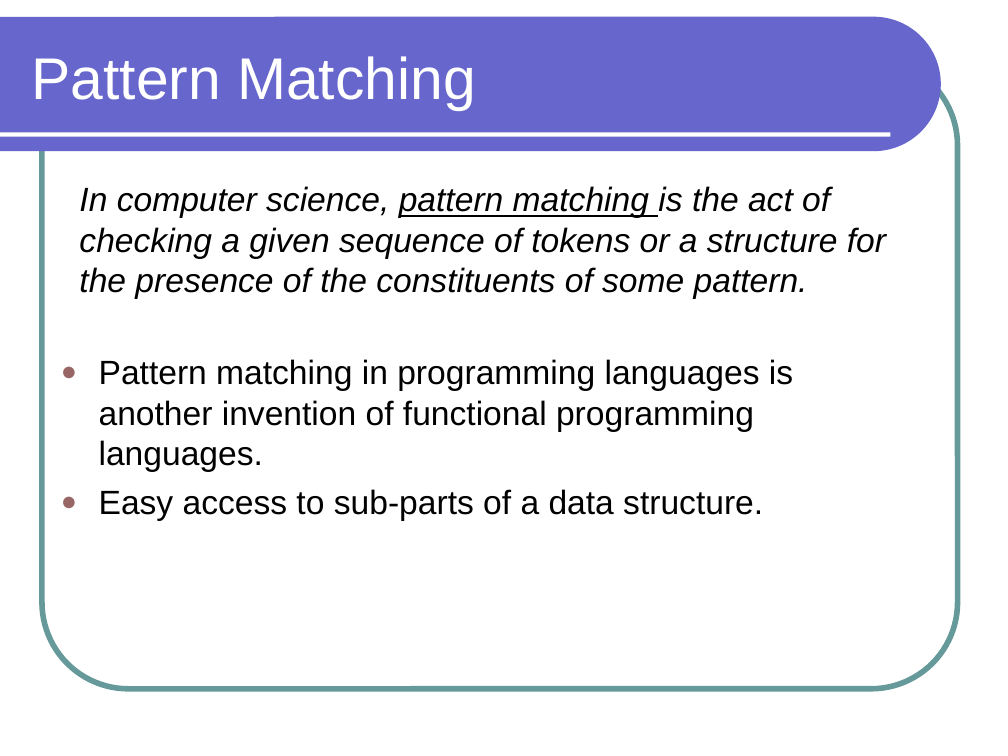
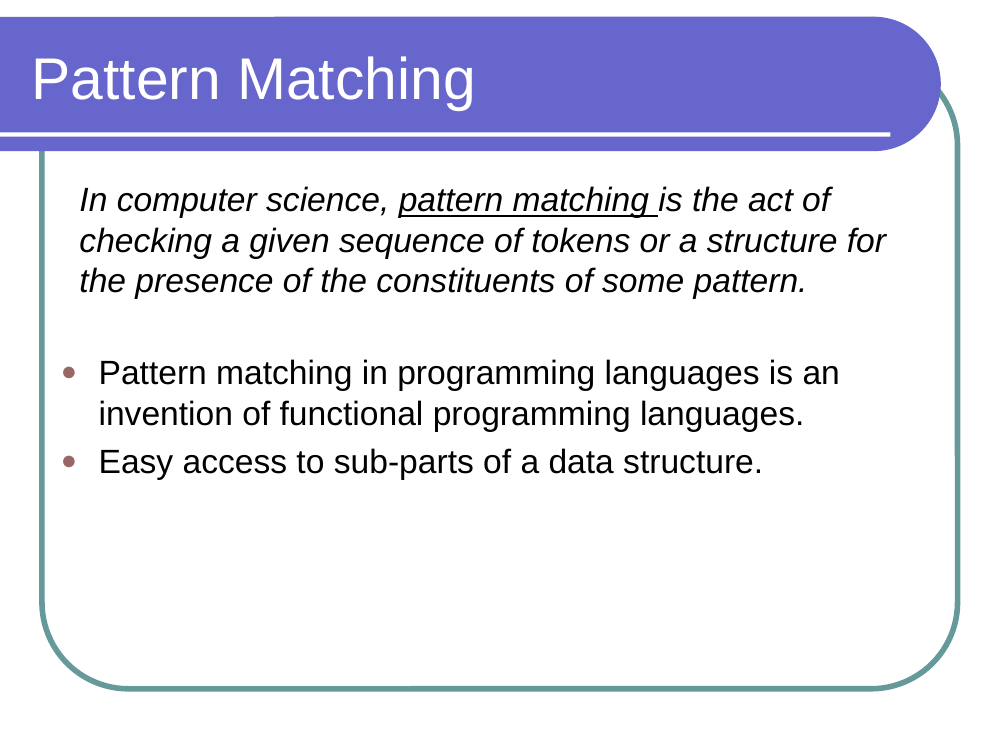
Before and after one commit to lutzhamel/CSC301, a slide deck: slide 2 of notes/csc301-ln013.ppt (slide 7 before the commit). Drawn at 1008x756 pixels with LibreOffice and Linux fonts; fonts in the diff are those of the drawing. Boxes give left, top, right and bottom in pixels: in the first picture for what was removed or moved away, otherwise in the second. Text is boxed around its words. In the diff, an @@ line names an element or a change of style, - is before the commit and + after.

```diff
--- a/notes/csc301-ln013.ppt
+++ b/notes/csc301-ln013.ppt
@@ text at [99,359,840,432]: text changed @@
-● Pattern matching in programming languages is another invention of functional programming languages.
+● Pattern matching in programming languages is an invention of functional programming languages.
```
Also in this commit, not shown: 1 other slide changed, 5 slides removed, 20 other files.
